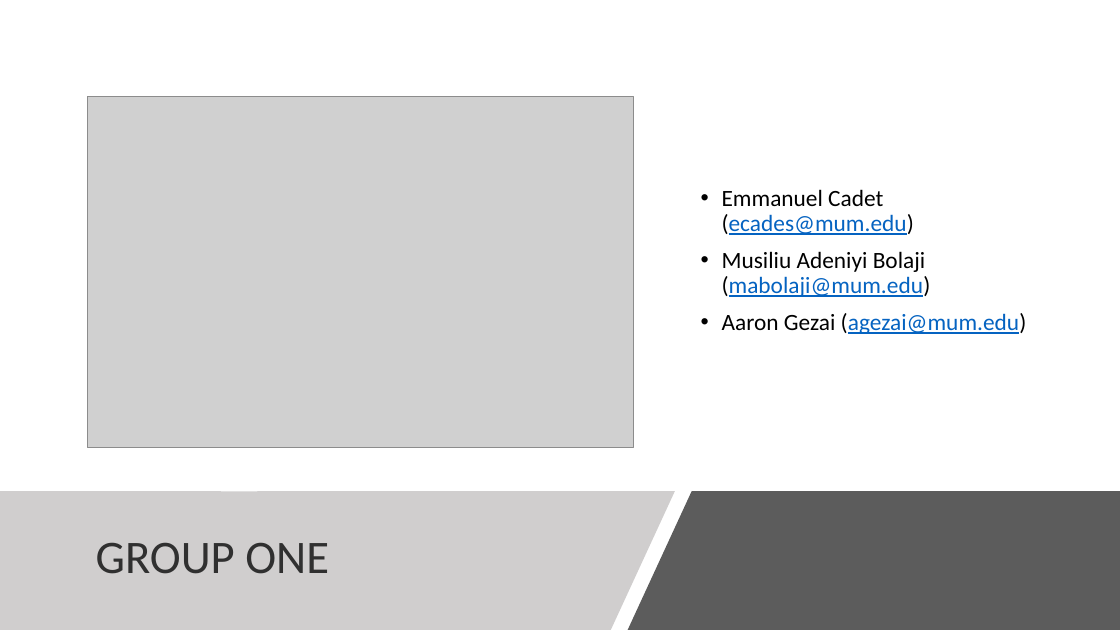
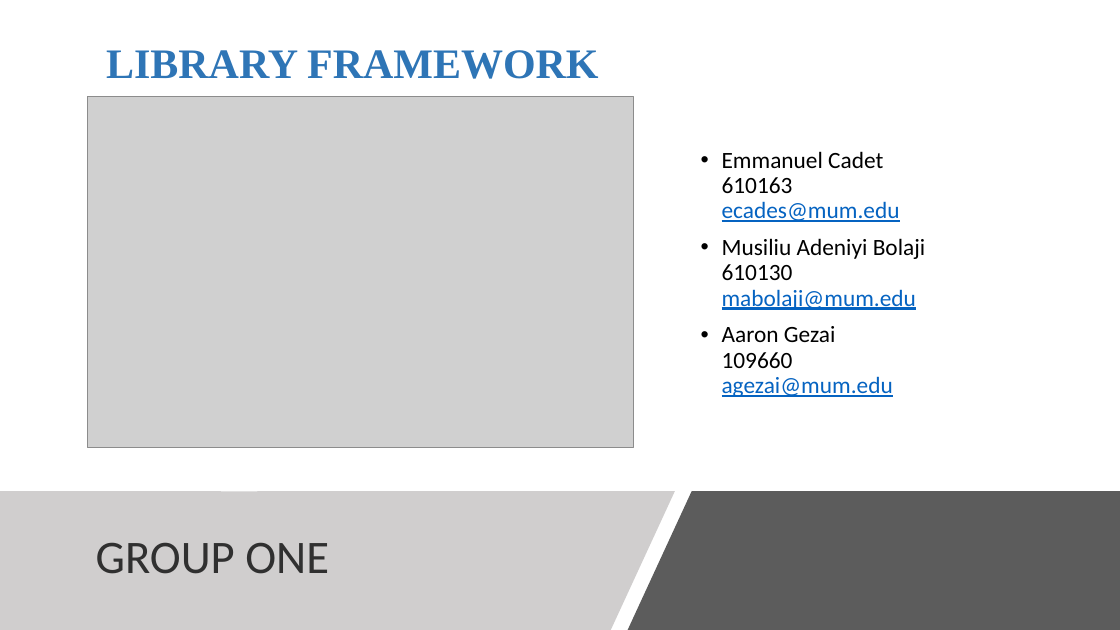
Before and after one commit to asdprojectlibrary/FrameworkLibraryProject, a slide deck: slide 1 of FinalLibraryFrameworkDesignDocument.pptx. Drawn at 1120x630 pixels with LibreOffice and Linux fonts; fonts in the diff are those of the drawing; grey boxes stand for pictures. Boxes give left, top, right and bottom in pixels: in the first picture for what was removed or moved away, otherwise in the second. Text is boxed around its words. In the diff, an @@ line names an element or a change of style, - is before the commit and + after.

```diff
--- a/FinalLibraryFrameworkDesignDocument.pptx
+++ b/FinalLibraryFrameworkDesignDocument.pptx
@@ text added at box(106, 50, 598, 79), 36 pt, text #2E75B6, bold @@
+LIBRARY FRAMEWORK
@@ text at box(722, 151, 925, 397): text changed @@
-• Emmanuel Cadet (ecades@mum.edu)
-• Musiliu Adeniyi Bolaji (mabolaji@mum.edu)
-• Aaron Gezai (agezai@mum.edu)
+• Emmanuel Cadet
+  610163
+  ecades@mum.edu
+• Musiliu Adeniyi Bolaji
+  610130
+  mabolaji@mum.edu
+• Aaron Gezai
+  109660
+  agezai@mum.edu
```
Also in this commit, not shown: 12 other slides changed.
